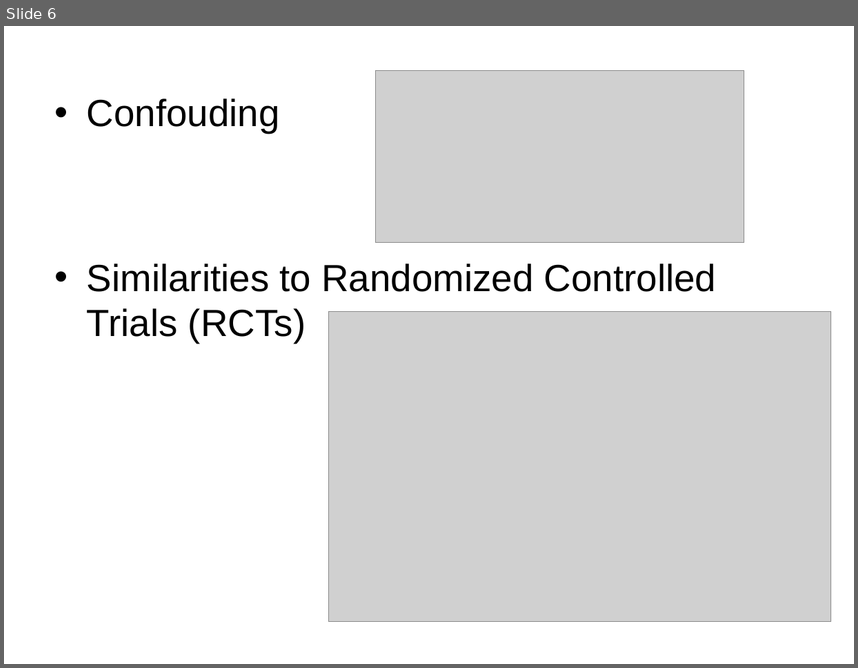
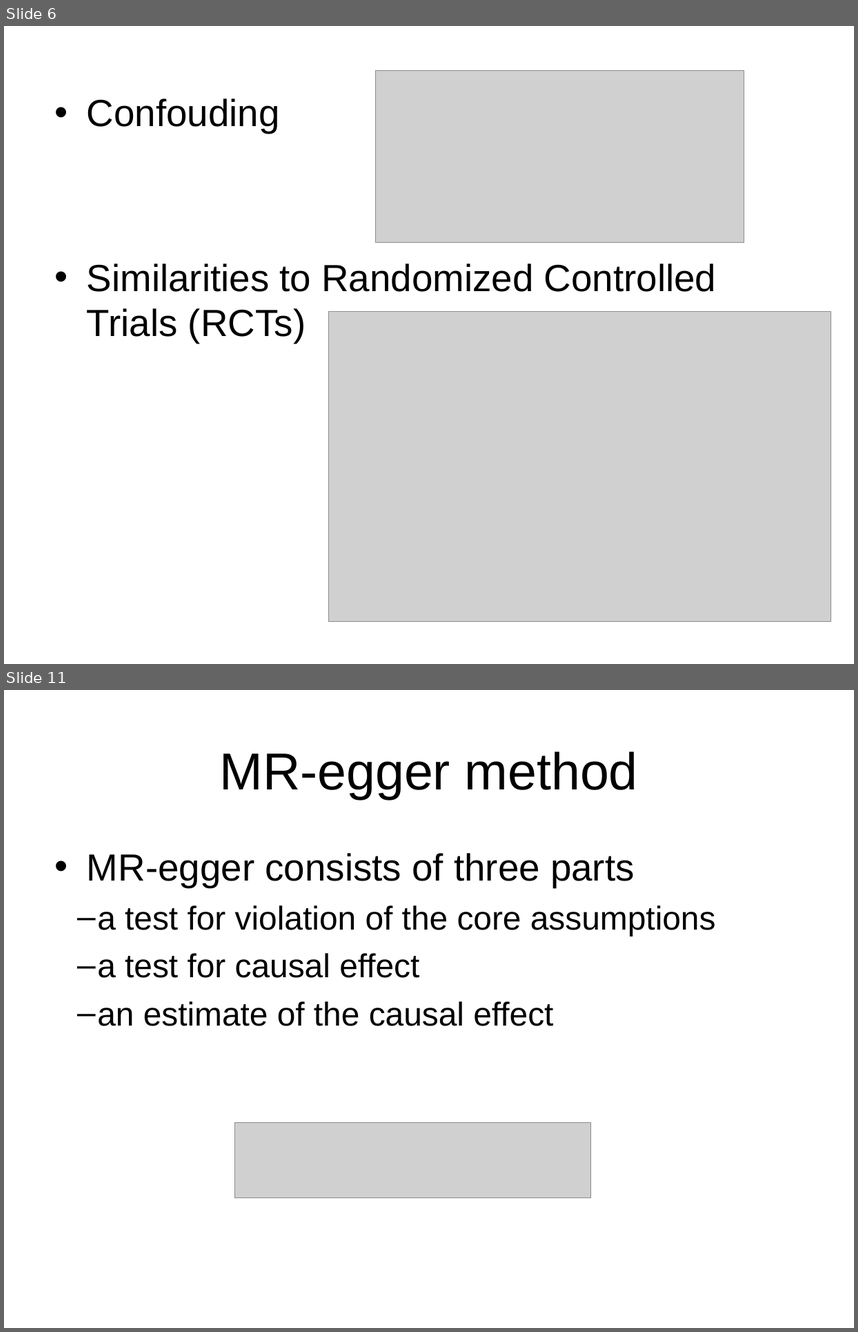
Before and after one commit to matthijsknigge/mendelianrandomization, a slide deck: internship/presentation.ppt. Shown one above the other, each under a label of ours: slide 6 before the commit, slides 6 and 11 after it; the slides between them are not shown. The pictures are 858x668 and 858x1332 pixels, drawn with LibreOffice and Linux fonts; fonts in the diff are those of the drawing; grey boxes stand for pictures. Boxes give left, top, right and bottom in pixels: in the first picture for what was removed or moved away, otherwise in the second. Text is boxed around its words. In the diff, an @@ line names an element or a change of style, - is before the commit and + after.

```diff
--- a/internship/presentation.ppt
+++ b/internship/presentation.ppt
@@ slide 11 added at [4,690,854,1328], background #FFFFFF @@
@@ title added at [219,751,638,799], 44 pt, text #000000 @@
+MR-egger method
@@ text added at [87,853,716,1026], 28 pt, text #000000 @@
+• MR-egger consists of three parts
+  – a test for violation of the core assumptions
+  – a test for causal effect
+  – an estimate of the causal effect
@@ picture added at [235,1123,591,1198] @@
```
Also in this commit, not shown: 4 slides changed, 14 other slides added, 1 slide removed, 4 other files.
